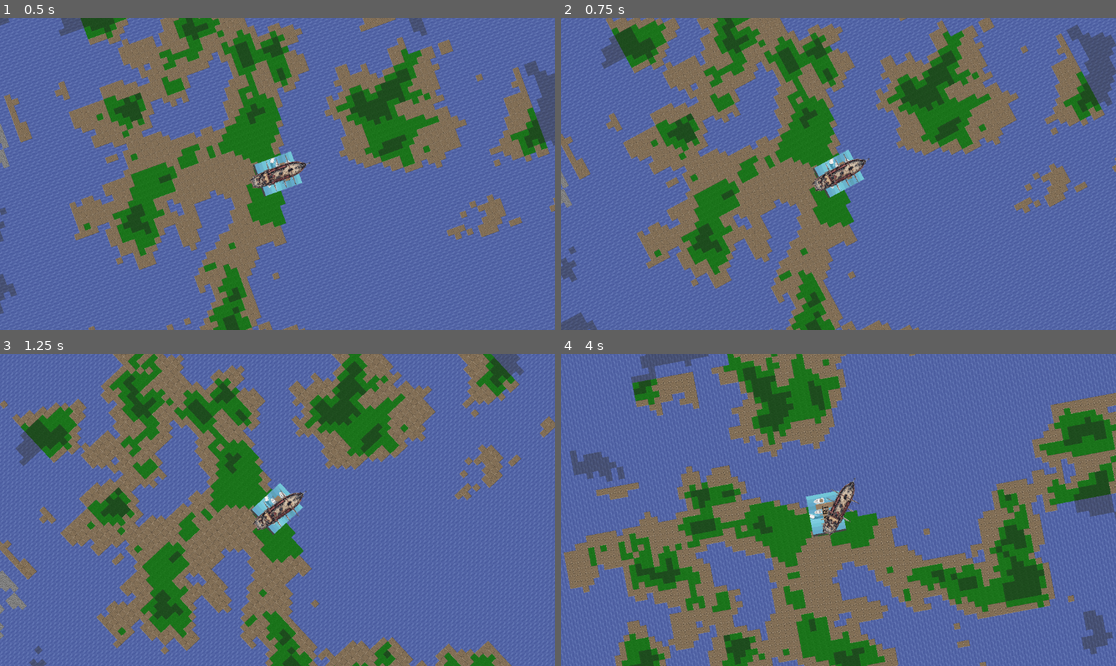
Above: before the commit, frames 1-4 (two rows, left to right).
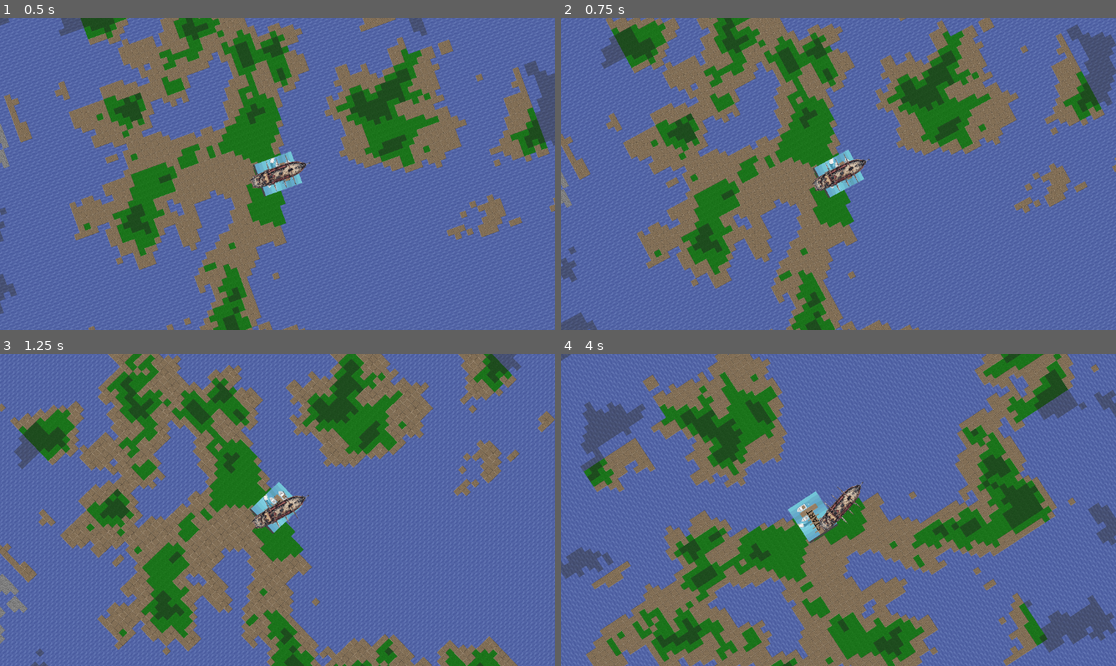
Above: after the commit, the same moments.

Repository: KN-Neuron/Neurogaming-wdrozenie-2026
Game: Godot game, scene res://Core/main.tscn
Same seed, same stepped clock (60 frames per second), same inputs: the game is played once before the commit and once after it.
Inputs:
- Up to frame 1 (0.5 s): no input
- Up to frame 2 (0.75 s): hold Right (right) from 0.53 s (still down); hold E from 0.53 s (still down)
- Up to frame 3 (1.25 s): keep holding Right (right); keep holding E
- Up to frame 4 (4 s): release Right (right) at 1.28 s; release E at 1.28 s; hold Down (backward) 1.28-2.03 s; tap Q at 1.35, 2.85 s; hold Right (right) 2.03-2.78 s; hold E 2.03-2.78 s; hold Up (forward) 2.78-3.53 s; hold Left (left) from 3.53 s (still down); hold E from 3.53 s (still down)

Frame 1 is identical in both runs. In frame 2, 0.8% of the frame differs, in the area x 0-100%, y 0-100%; in frame 3, 12%; in frame 4, 55%.

Commit message:
Increase engine power and turn torque for player ship in ship.gd

Diff:
--- a/neuroship/Player/ship.gd
+++ b/neuroship/Player/ship.gd
@@ -1,7 +1,7 @@
 extends RigidBody2D
 
-@export var engine_power = 75
-@export var turn_torque = 5000
+@export var engine_power = 150
+@export var turn_torque = 10000
 @export var torque_ratio = 300
 @export var lean_speed = 0.01
 @export var lean_threshold_divisor = 50.0
